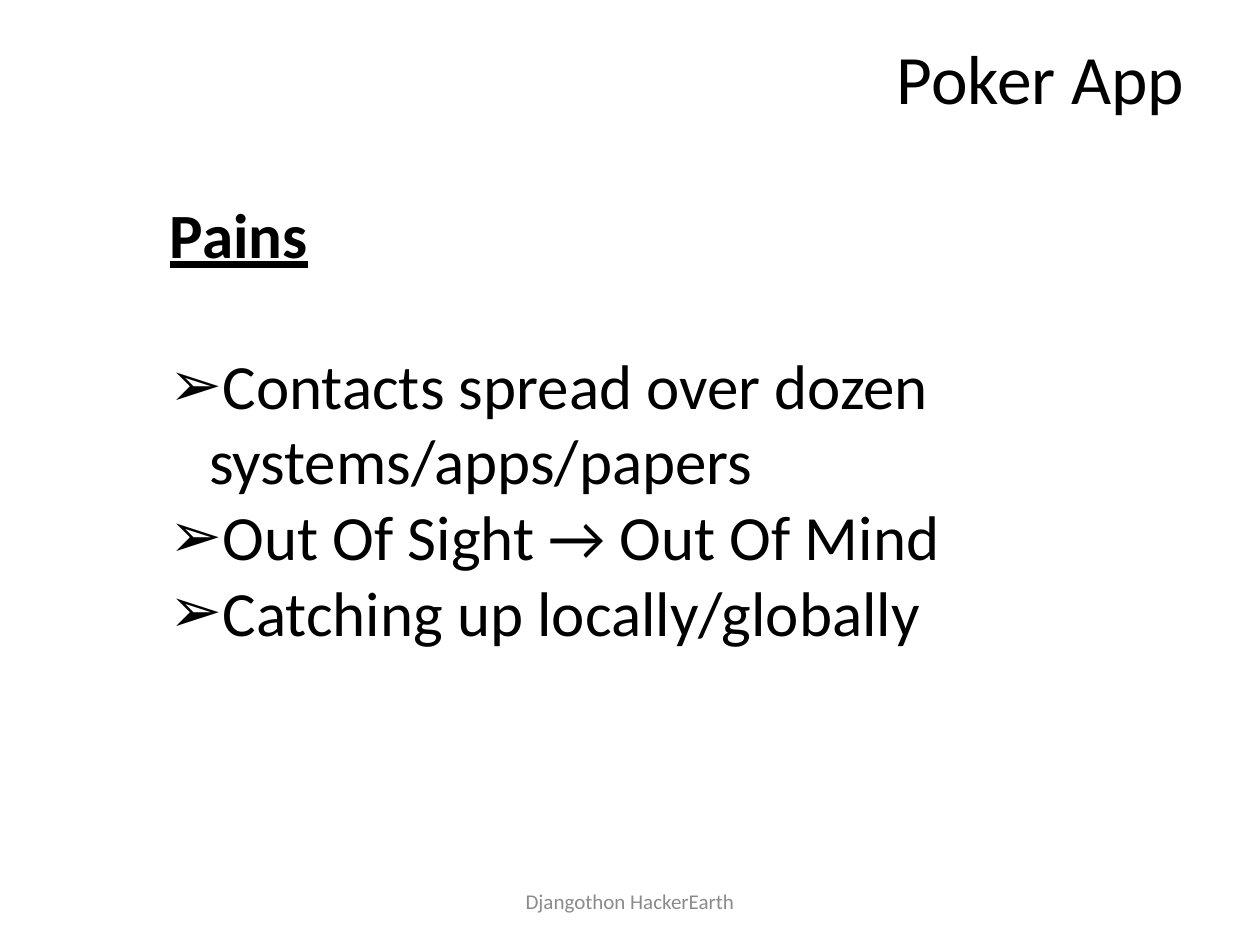
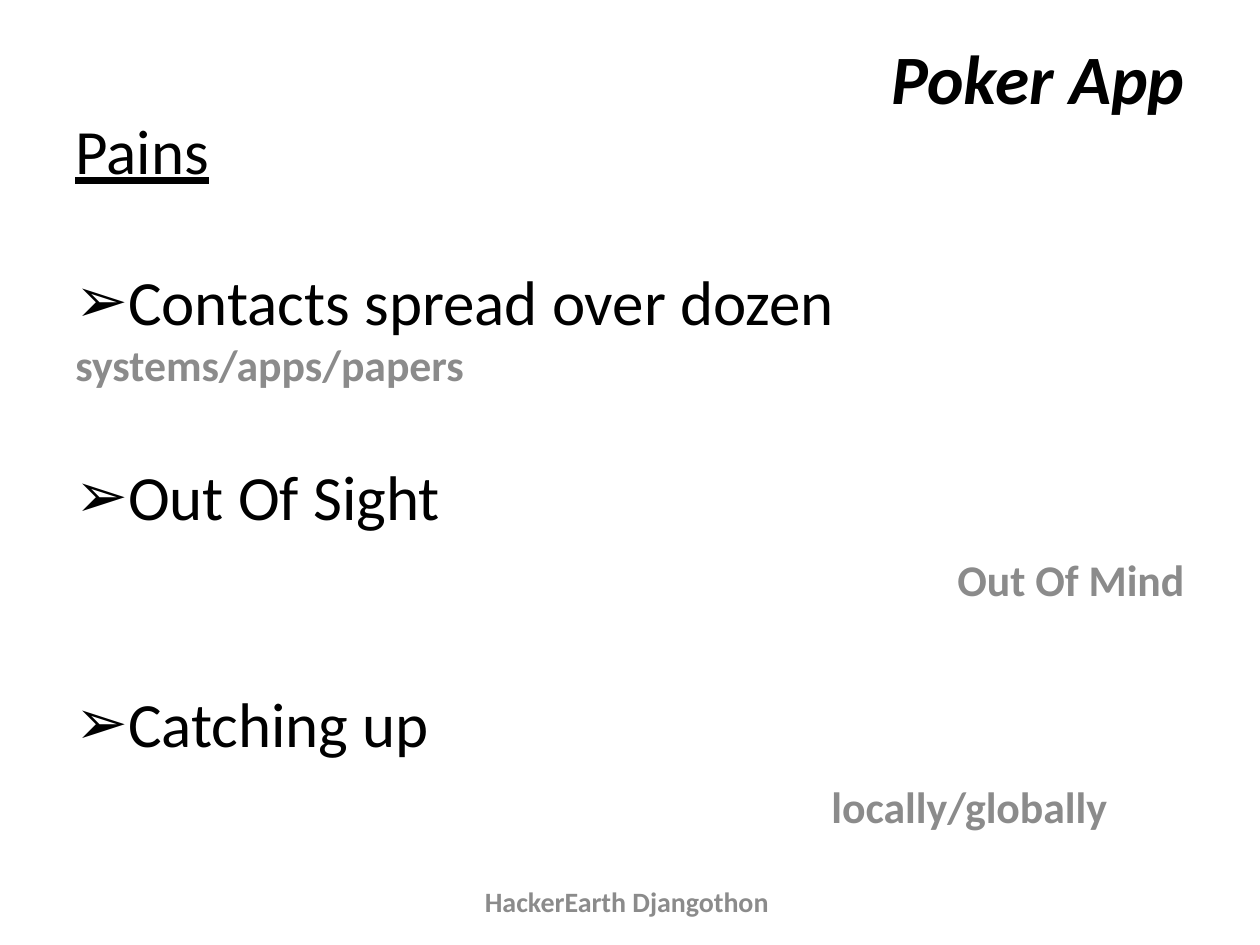
Before and after one commit to djangothon/Poker, a slide deck: slide 2 of PokerJoker.pptx. Drawn at 1260x945 pixels with LibreOffice and Linux fonts; fonts in the diff are those of the drawing. Boxes give left, top, right and bottom in pixels: in the first picture for what was removed or moved away, otherwise in the second. Text is boxed around its words. In the diff, an @@ line names an element or a change of style, - is before the commit and + after.

```diff
--- a/PokerJoker.pptx
+++ b/PokerJoker.pptx
@@ title "Poker App" at <box>891,55,1184,115</box>: bold on, italic on @@
@@ text "Pains": place and size @@
-text "Pains" at <box>170,213,939,647</box>
+text "Pains" at <box>75,130,1185,831</box>
@@ text at <box>75,130,833,388</box>: bold off in "Pains"; size 36 to 25 pt, text colour #000000 to #8C8C8C, bold on in "systems/apps/papers"; indent changed @@
@@ text at <box>128,476,1185,831</box>: text changed; size 36 to 25 pt; text colour #000000 to #8C8C8C; bold on @@
-➢ Out Of Sight → Out Of Mind
-➢ Catching up locally/globally
+➢ Out Of Sight
+Out Of Mind
+➢ Catching up
+locally/globally
@@ text at <box>485,892,768,917</box>: text changed; size 12 to 16 pt; bold on @@
-Djangothon HackerEarth
+HackerEarth Djangothon
```
Also in this commit, not shown: 3 other slides changed, 1 slide added, 1 other file.
